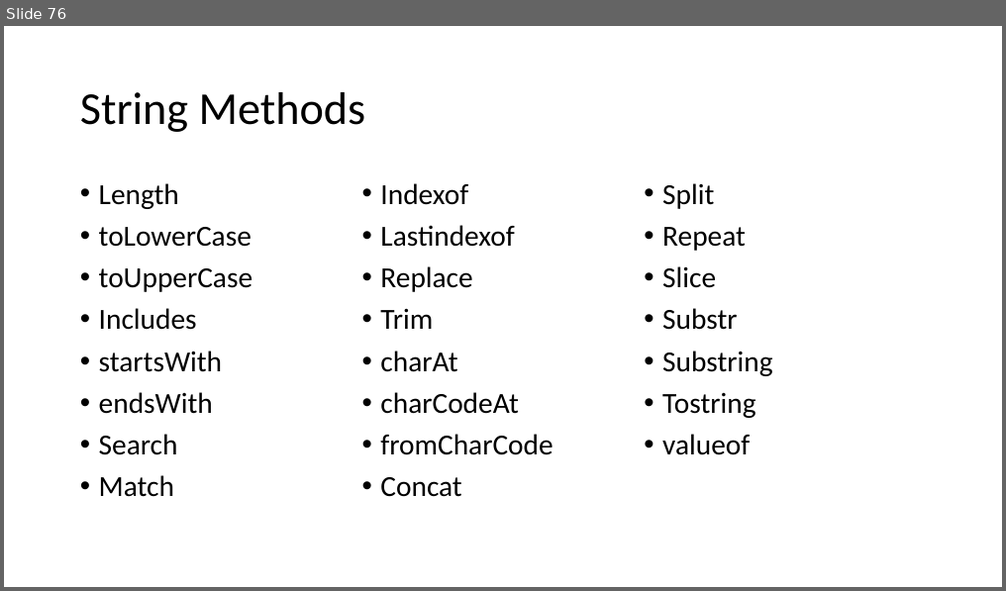
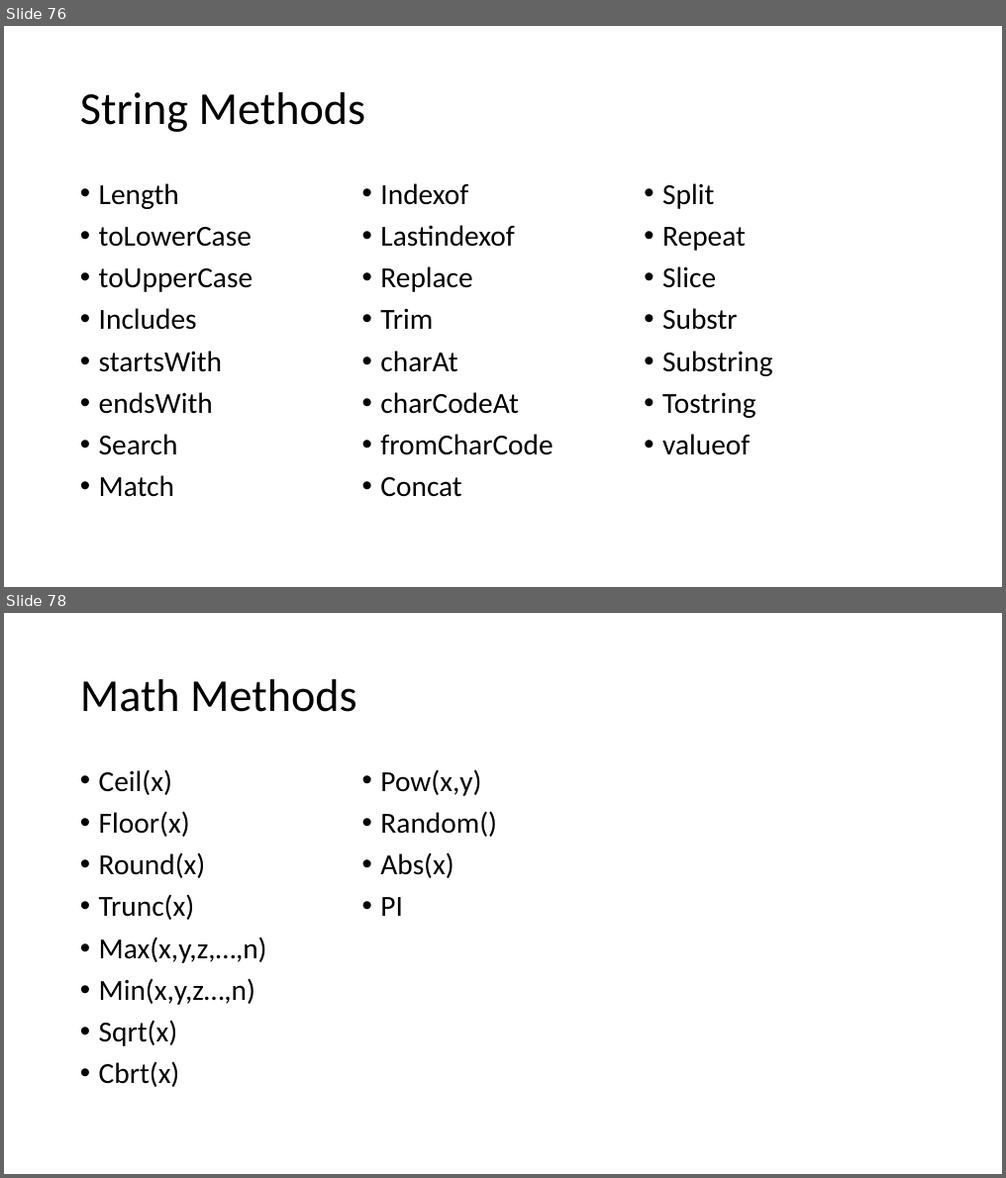
Before and after one commit to PiyushChaturvedii/Batch04, a slide deck: JavaScript.pptx. Shown one above the other, each under a label of ours: slide 76 before the commit, slides 76 and 78 after it; the slides between them are not shown. The pictures are 1006x591 and 1006x1178 pixels, drawn with LibreOffice and Linux fonts; fonts in the diff are those of the drawing. Boxes give left, top, right and bottom in pixels: in the first picture for what was removed or moved away, otherwise in the second. Text is boxed around its words. In the diff, an @@ line names an element or a change of style, - is before the commit and + after.

Commit message:
DAY13MathDate

```diff
--- a/JavaScript.pptx
+++ b/JavaScript.pptx
@@ slide 78 added at box(4, 613, 1002, 1174), background #FFFFFF @@
@@ title added at box(80, 679, 357, 712), 44 pt, text #000000 @@
+Math Methods
@@ text added at box(99, 769, 497, 1087), 28 pt, text #000000 @@
+• Ceil(x)
+• Floor(x)
+• Round(x)
+• Trunc(x)
+• Max(x,y,z,…,n)
+• Min(x,y,z…,n)
+• Sqrt(x)
+• Cbrt(x)
+• Pow(x,y)
+• Random()
+• Abs(x)
+• PI
```
Also in this commit, not shown: 1 slide changed, 2 other slides added, 2 other files.
